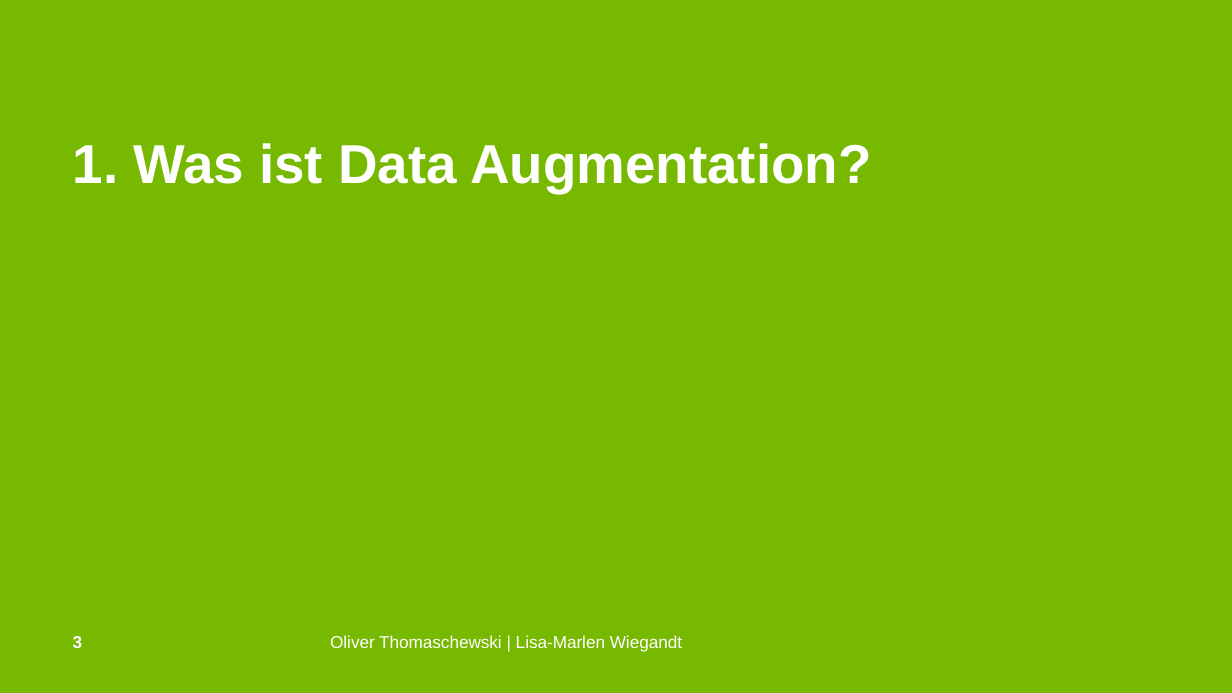
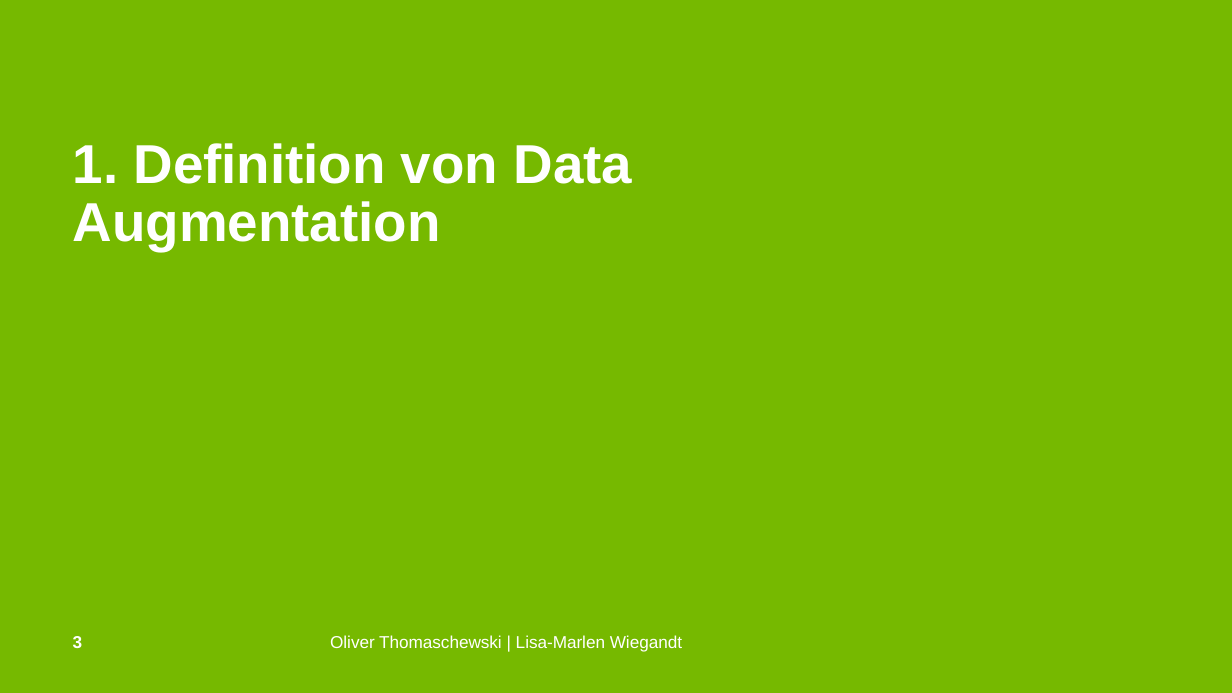
Before and after one commit to OliverThomaschewski/data_augmentation, a slide deck: slide 3 of Präsi.pptx. Drawn at 1232x693 pixels with LibreOffice and Linux fonts; fonts in the diff are those of the drawing; background and template pictures are left out. Boxes give left, top, right and bottom in pixels: in the first picture for what was removed or moved away, otherwise in the second. Text is boxed around its words. In the diff, an @@ line names an element or a change of style, - is before the commit and + after.

```diff
--- a/Präsi.pptx
+++ b/Präsi.pptx
@@ title at (73, 143, 632, 251): text changed @@
-1. Was ist Data Augmentation?
+1. Definition von Data Augmentation
```
Also in this commit, not shown: 11 other slides changed, 12 slides added, 1 slide removed, 1 other file.
